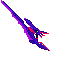
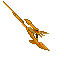
Comparing the layer stacks of the two 64px x 64px images. Changes:
painted on "Calque #2" over bbox(37, 31, 43, 45)
painted on "Calque #4" over bbox(28, 27, 50, 51)
added layer "Copie de Copie de Copie de Calque" (overlay) in group "Groupe de calques" over bbox(3, 1, 49, 51)
added layer "Copie de Copie de Calque" (overlay) in group "Groupe de calques" over bbox(3, 1, 49, 51)
added layer "Copie de Calque" (overlay) in group "Groupe de calques" over bbox(3, 1, 49, 51)
"Calque": opacity 100% → 55%, painted on it over bbox(3, 1, 49, 51)
added layer "Calque #6" (overlay) in group "Groupe de calques" over bbox(1, 0, 43, 45)
"Calque #5": blend hue → lch color, painted on it over bbox(1, 0, 43, 45)
